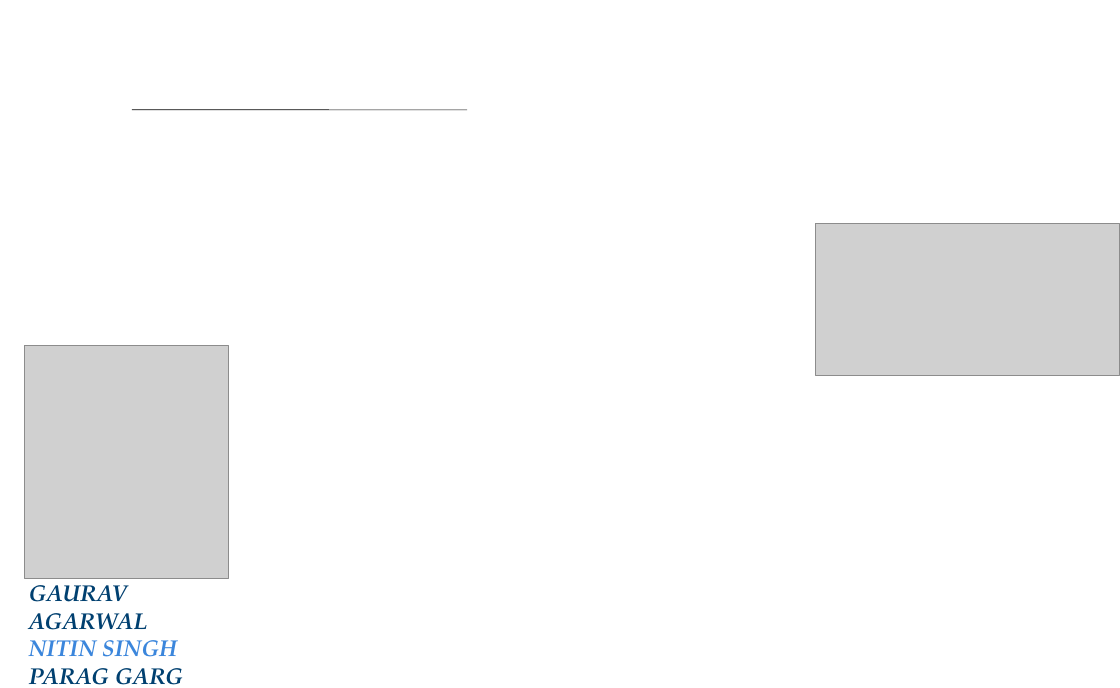
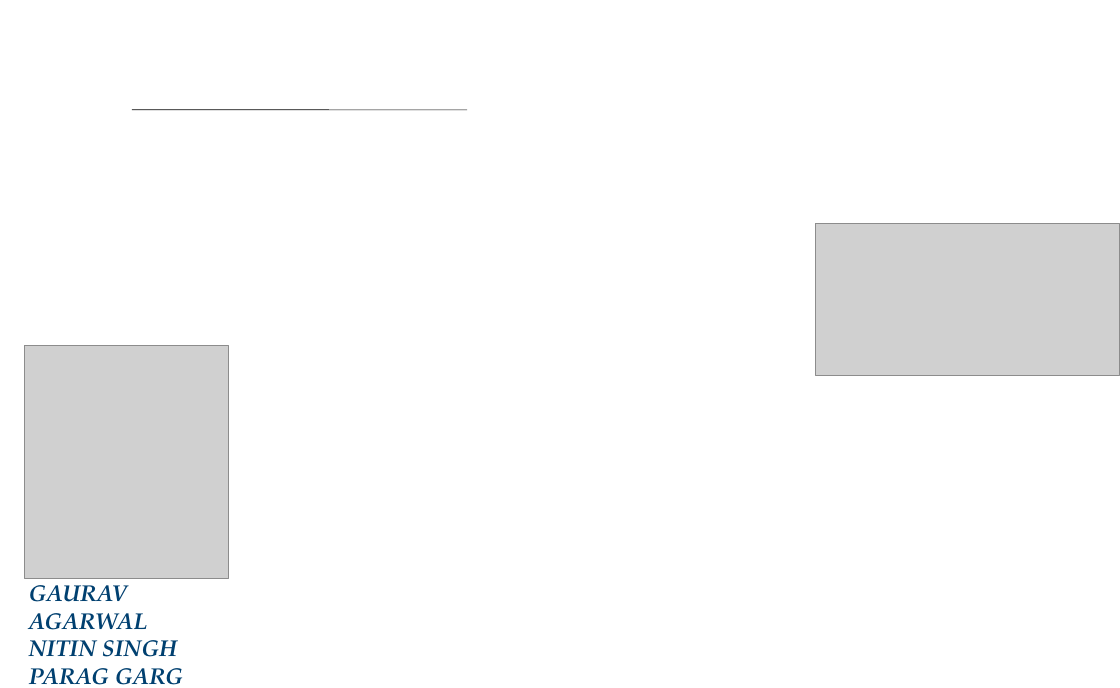
Before and after one commit to nitinsingh008/XML-Analytics, a slide deck: slide 6 of Document/XAP/Markit Technovation-XAP Final- 1.0v.ppt (slide 8 before the commit). Drawn at 1120x688 pixels with LibreOffice and Linux fonts; fonts in the diff are those of the drawing; grey boxes stand for pictures; background and template pictures are left out. Boxes give left, top, right and bottom in pixels: in the first picture for what was removed or moved away, otherwise in the second. Text is boxed around its words. In the diff, an @@ line names an element or a change of style, - is before the commit and + after.

```diff
--- a/Document/XAP/Markit Technovation-XAP Final- 1.0v.ppt
+++ b/Document/XAP/Markit Technovation-XAP Final- 1.0v.ppt
@@ text at (x1=29, y1=640, x2=177, y2=657): text colour #3B86DC to #004070 in "NITIN SINGH" @@
```
Also in this commit, not shown: 4 other slides changed, 1 slide added, 3 slides removed, 1 other file.
